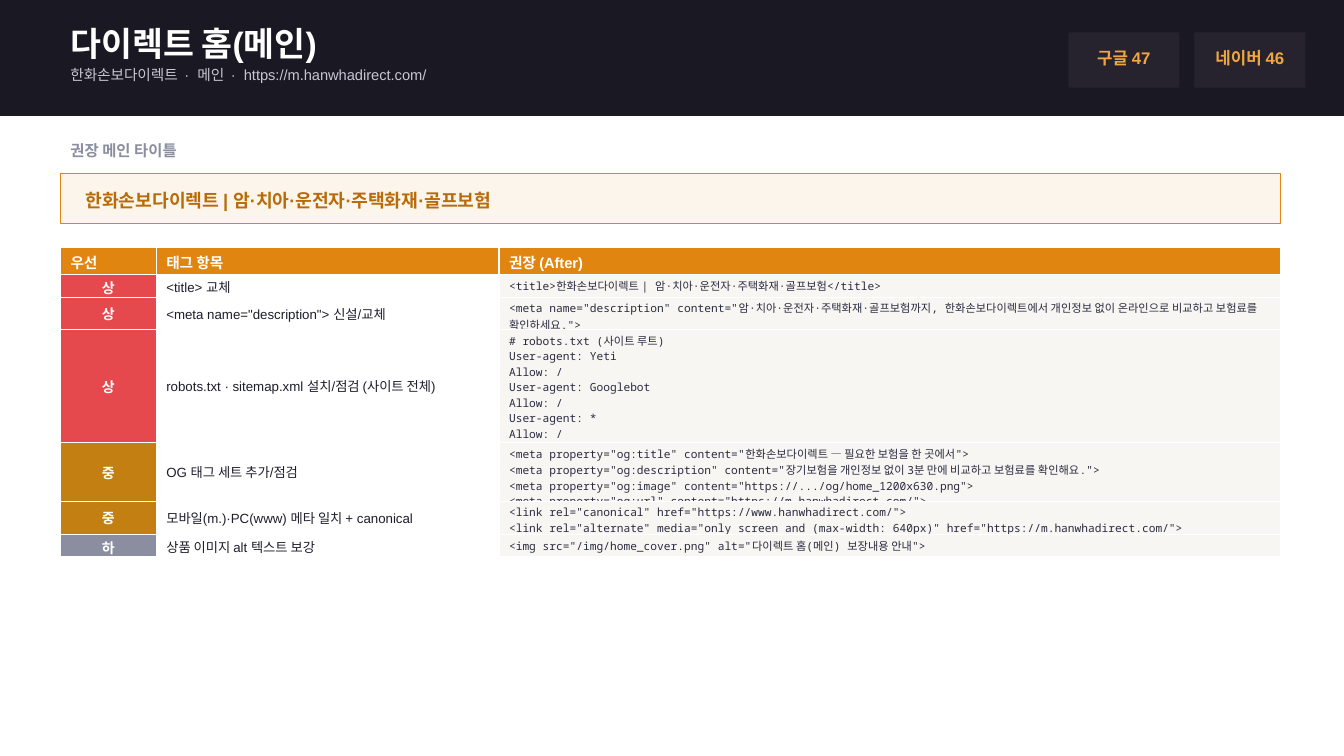
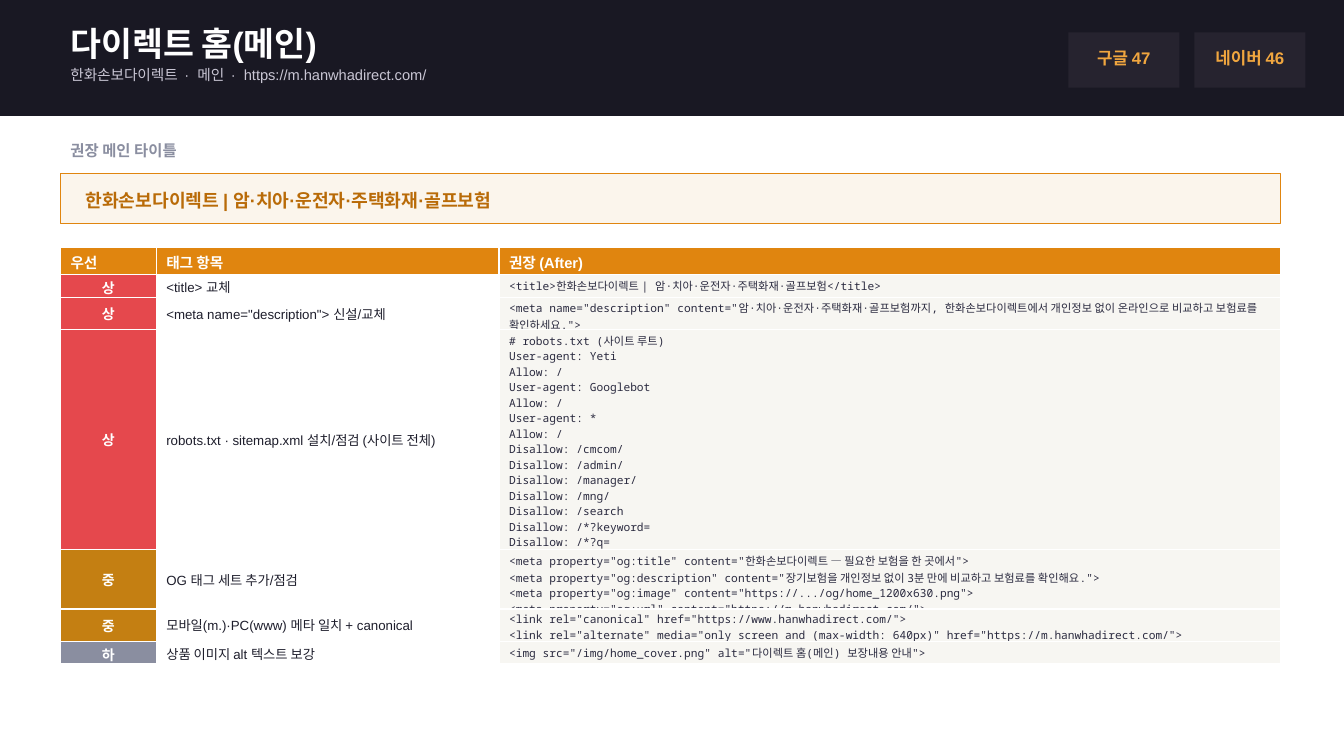
Before and after one commit to imsplendid8/CM-CMO, a slide deck: slide 3 of handoff/한화손보_장기CM_태깅가이드.pptx. Drawn at 1344x756 pixels with LibreOffice and Linux fonts; fonts in the diff are those of the drawing. Boxes give left, top, right and bottom in pixels: in the first picture for what was removed or moved away, otherwise in the second. Text is boxed around its words. In the diff, an @@ line names an element or a change of style, - is before the commit and + after.

```diff
--- a/handoff/한화손보_장기CM_태깅가이드.pptx
+++ b/handoff/한화손보_장기CM_태깅가이드.pptx
@@ table at (60,247,1280,668) @@
-row 4, column 3: # robots.txt (사이트 루트) / User-agent: Yeti / Allow: / / User-agent: Googlebot / Allow: / / User-agent: * / Allow: / / Sitemap: https://www.hanwhadirect.com/sitemap.xml
+row 4, column 3: # robots.txt (사이트 루트) / User-agent: Yeti / Allow: / / User-agent: Googlebot / Allow: / / User-agent: * / Allow: / / Disallow: /cmcom/ / Disallow: /admin/ / Disallow: /manager/ / Disallow: /mng/ / Disallow: /search / Disallow: /*?keyword= / Disallow: /*?q= / Sitemap: https://m.hanwhadirect.com/sitemap.xml / Sitemap: https://www.hanwhadirect.com/sitemap.xml
```
Also in this commit, not shown: 4 other files.
